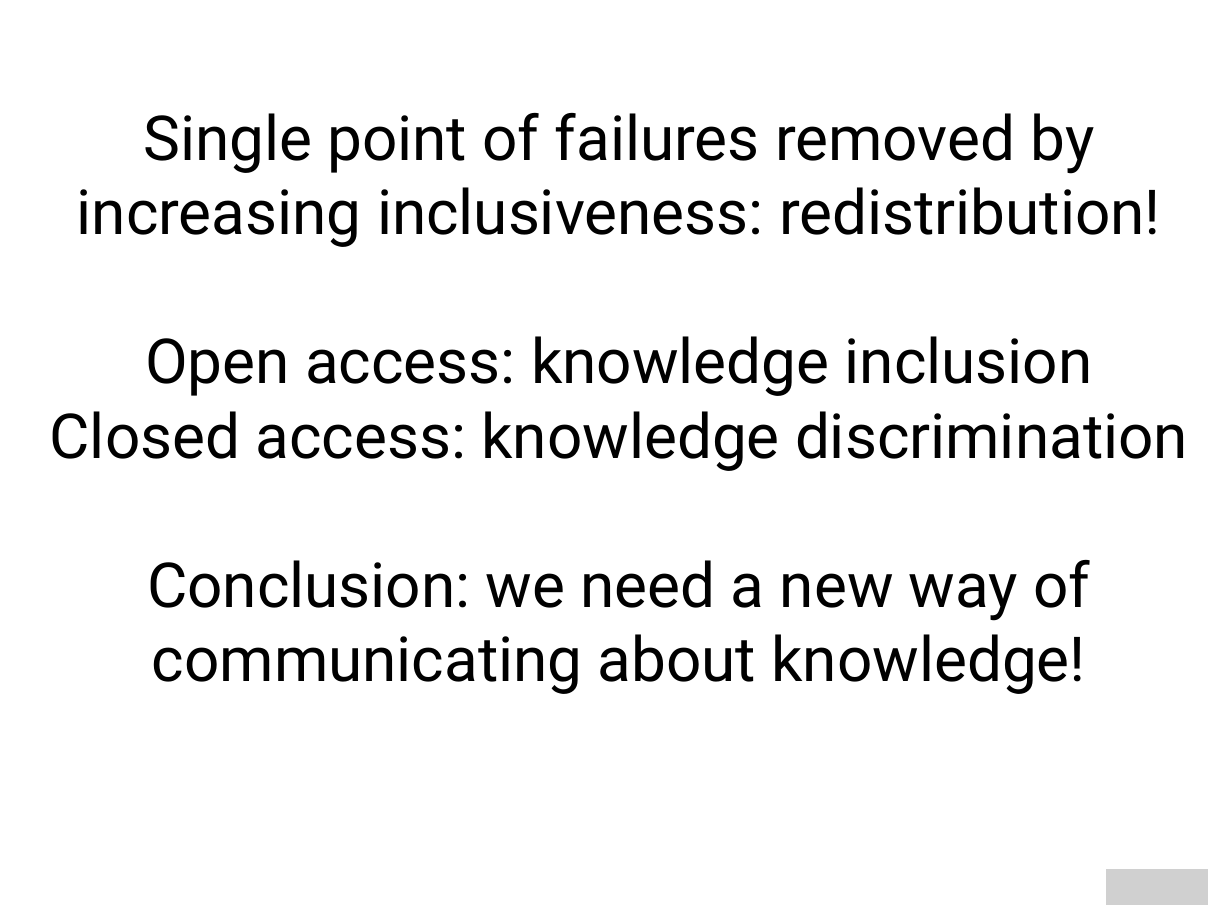
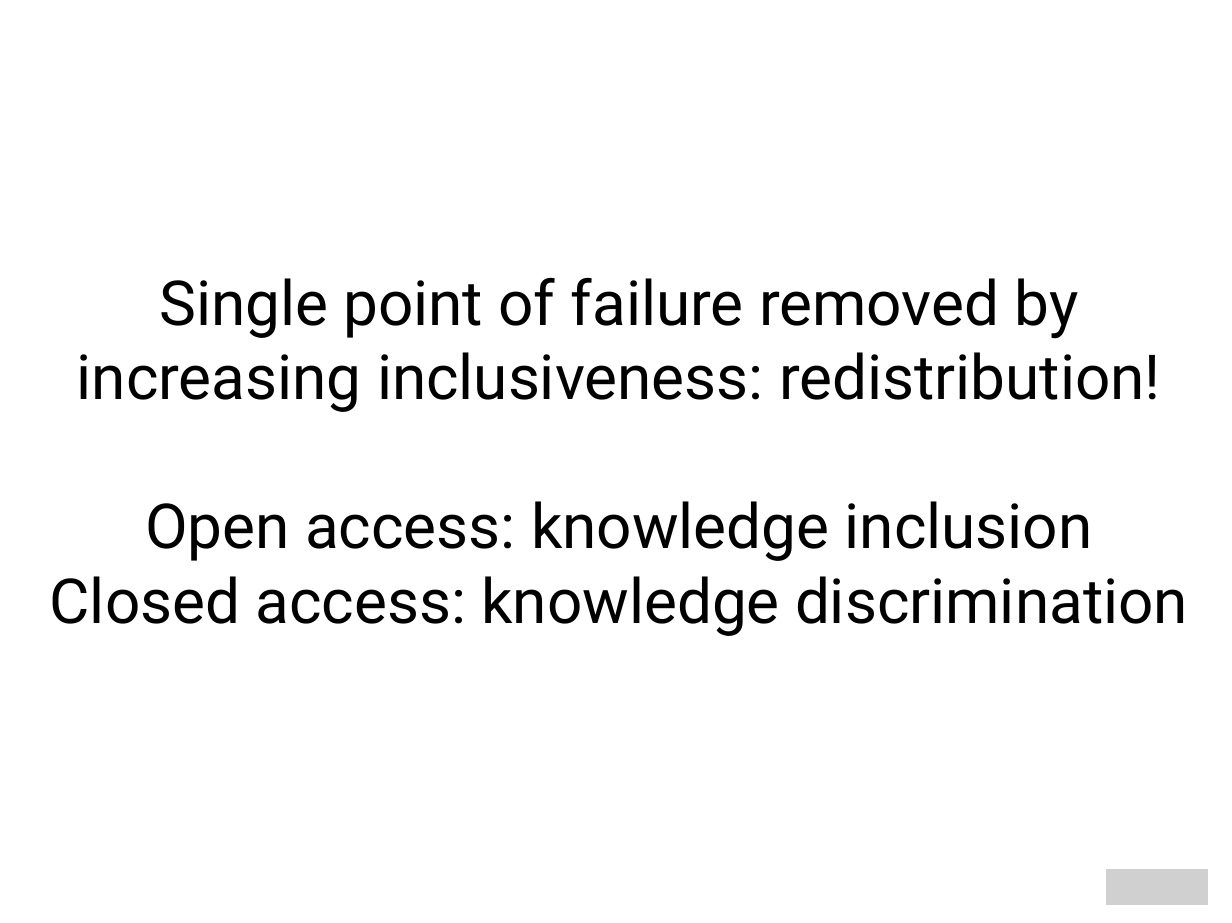
Before and after one commit to mzelst/talks, a slide deck: slide 22 of 2017/20171101 tu_chemnitz/20171101 tu_chemnitz.odp (slide 21 before the commit). Drawn at 1232x923 pixels with LibreOffice and Linux fonts; fonts in the diff are those of the drawing; grey boxes stand for pictures. Boxes give left, top, right and bottom in pixels: in the first picture for what was removed or moved away, otherwise in the second. Text is boxed around its words. In the diff, an @@ line names an element or a change of style, - is before the commit and + after.

```diff
--- a/2017/20171101 tu_chemnitz/20171101 tu_chemnitz.odp
+++ b/2017/20171101 tu_chemnitz/20171101 tu_chemnitz.odp
@@ title at (x1=50, y1=278, x2=1188, y2=636): text changed @@
-Single point of failures removed by increasing inclusiveness: redistribution!
-Open access: knowledge inclusion
-Closed access: knowledge discrimination
-Conclusion: we need a new way of communicating about knowledge!
+Single point of failure removed by increasing inclusiveness: redistribution!
+Open access: knowledge inclusion
+Closed access: knowledge discrimination
```
Also in this commit, not shown: 7 other slides changed, 3 slides added, 1 other file.
